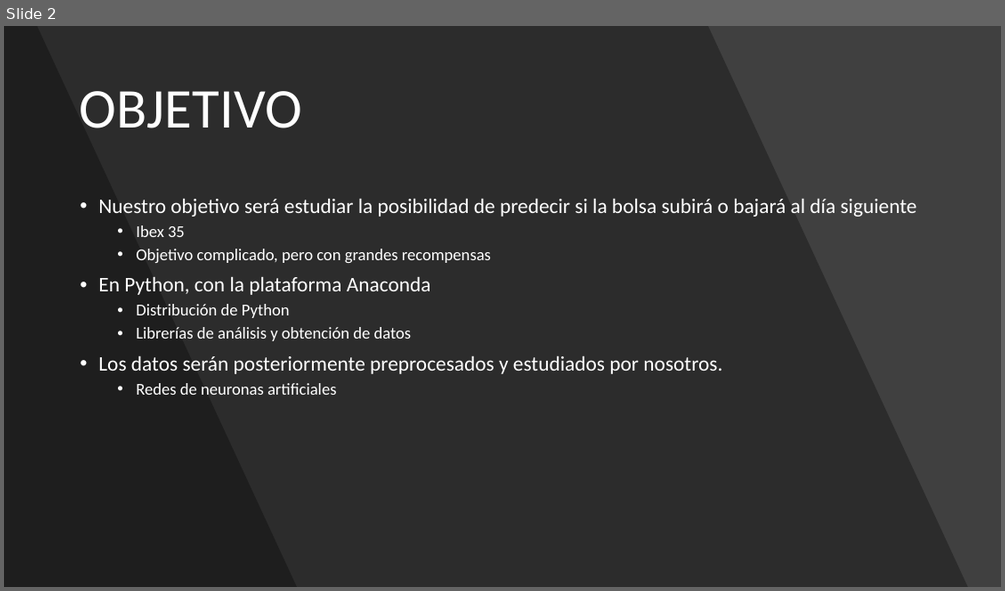
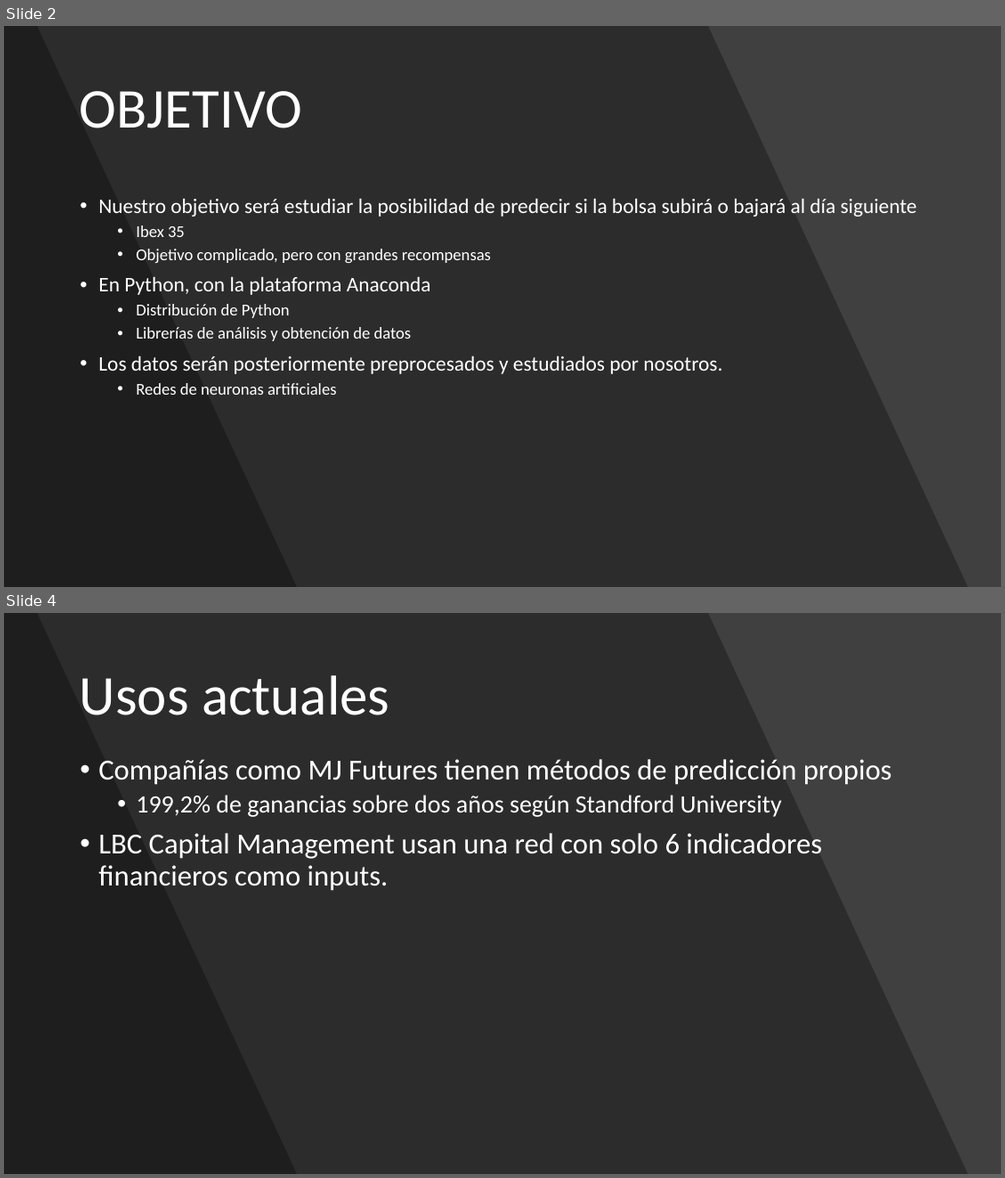
Before and after one commit to adrigrillo/IBEXPredictor, a slide deck: docs/PresentacionFinal.pptx. Shown one above the other, each under a label of ours: slide 2 before the commit, slides 2 and 4 after it; the slides between them are not shown. The pictures are 1005x591 and 1005x1178 pixels, drawn with LibreOffice and Linux fonts; fonts in the diff are those of the drawing. Boxes give left, top, right and bottom in pixels: in the first picture for what was removed or moved away, otherwise in the second. Text is boxed around its words. In the diff, an @@ line names an element or a change of style, - is before the commit and + after.

```diff
--- a/docs/PresentacionFinal.pptx
+++ b/docs/PresentacionFinal.pptx
@@ slide 4 added at box(4, 613, 1001, 1174), background #000000 @@
@@ rectangle added at box(4, 613, 1001, 1174), fill #404040 @@
@@ freeform shape added at box(4, 613, 968, 1174), fill #000000 at 30% opacity @@
@@ freeform shape added at box(4, 613, 297, 1174), fill #000000 at 30% opacity @@
@@ title added at box(80, 675, 389, 715), 54 pt, text #FFFFFF @@
+Usos actuales
@@ text added at box(98, 759, 892, 891), 28 pt, text #FFFFFF @@
+• Compañías como MJ Futures tienen métodos de predicción propios
+  • 199,2% de ganancias sobre dos años según Standford University
+• LBC Capital Management usan una red con solo 6 indicadores financieros como inputs.
```
Also in this commit, not shown: 4 slides changed, 1 other slide added.
